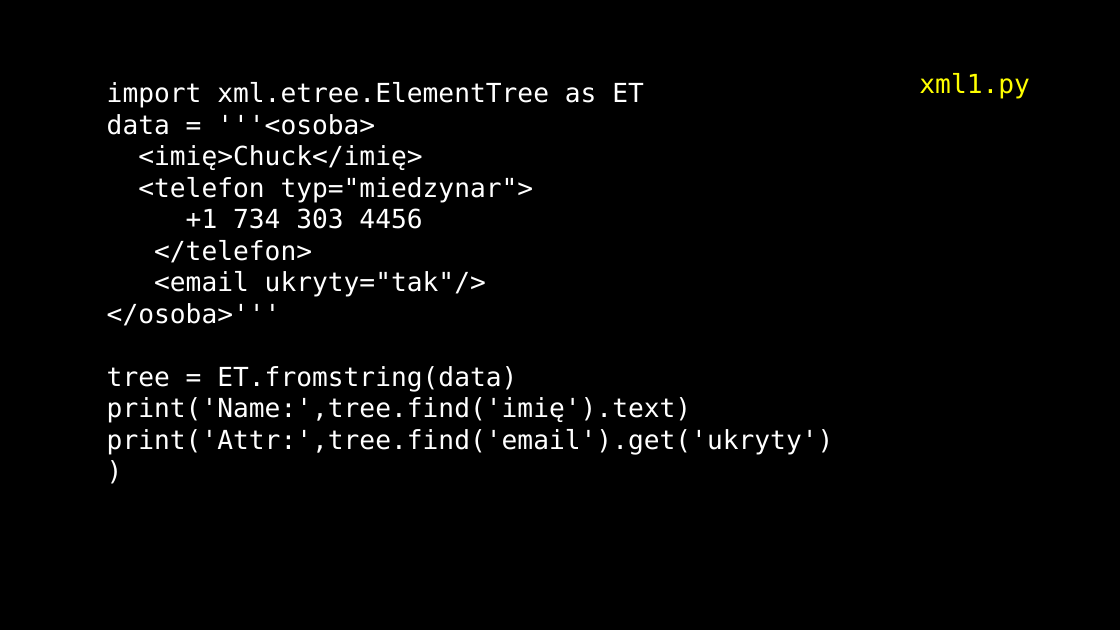
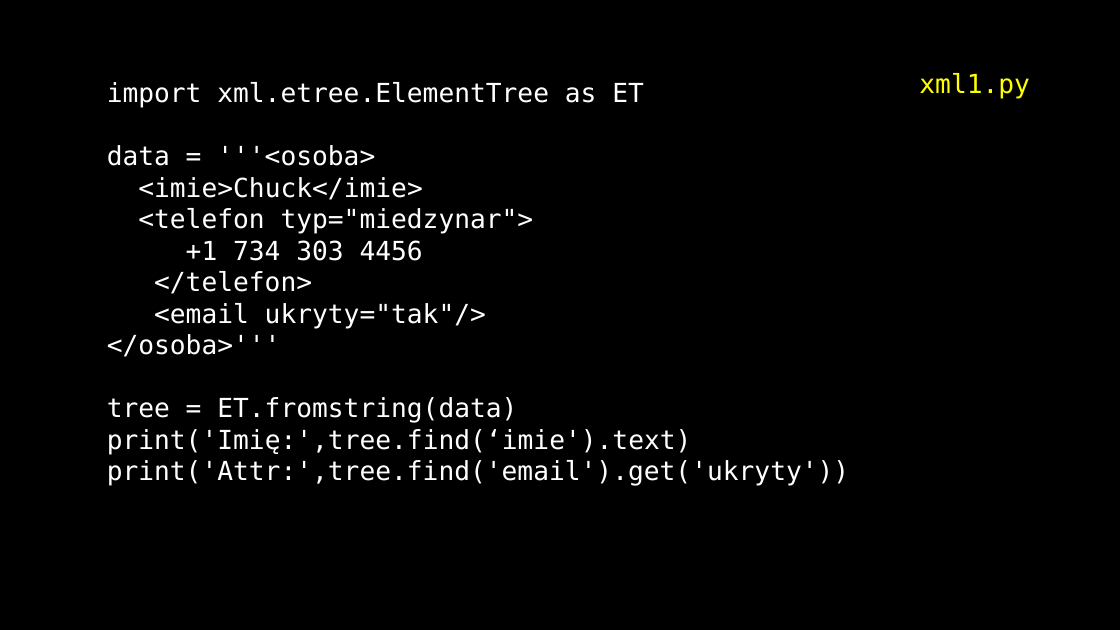
Before and after one commit to andre-wojtowicz/py4e-pl, a slide deck: slide 27 of lectures3/Pythonlearn-13-WebServices.pptx. Drawn at 1120x630 pixels with LibreOffice and Linux fonts; fonts in the diff are those of the drawing. Boxes give left, top, right and bottom in pixels: in the first picture for what was removed or moved away, otherwise in the second. Text is boxed around its words. In the diff, an @@ line names an element or a change of style, - is before the commit and + after.

```diff
--- a/lectures3/Pythonlearn-13-WebServices.pptx
+++ b/lectures3/Pythonlearn-13-WebServices.pptx
@@ text at box(138, 177, 422, 200): text changed @@
-<imię>Chuck</imię>
+<imie>Chuck</imie>
@@ text at box(107, 429, 692, 455): text changed @@
-print('Name:',tree.find('imię').text)
+print('Imię:',tree.find(‘imie').text)
```
Also in this commit, not shown: 27 other slides changed, 8 slides added, 8 slides removed, 39 other files.
